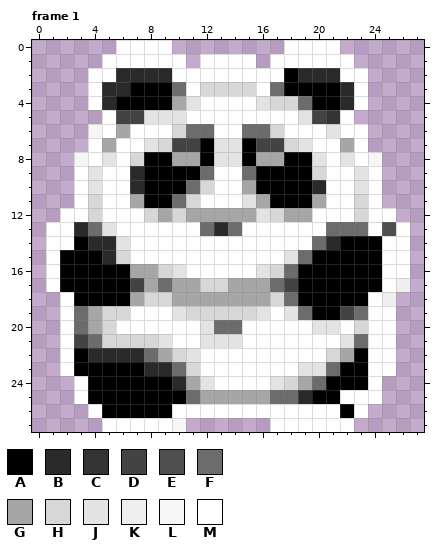
File history of a animated GIF sprite, gifs/waiting.gif. The picture above was drawn from the file before the commit.
The file is 28x28 pixels. Colours within 5 levels of each other are drawn and written as one. Shown: frame 1. The commit also changed other frames, which this record leaves out.
Palette (. is transparent): A #000000  B #2a2a2a  C #333333  D #434343  E #4f4f4f  F #6c6c6c  G #a6a6a6  H #d7d7d7  J #e3e3e3  K #efefef  L #f6f6f6  M #ffffff
Pixels before, frame 1, first column x 1:
 0 .....MMMM........MMMM.....
 1 ....MMMMMM.MMMM.MMMMMM....
 2 ...MMBBBBMMMMMMMMABBBMM...
 3 ...MBBAAAFMHHHHMFAAAABM...
 4 ...MBAAAAGJMMMMJHHFAABM...
 5 ....MDDJJJMMMMMMMMJDCM....
 6 ...LMGMMMHFFMMFFHMMMJMM...
 7 ...MGMMJHDDAJJADDHJMMGM...
 8 ..LMJMHAAGGAJJAGGAAJMJML..
 9 ..MJMMBAAAAFMMFAAAAHMMJM..
10 ..MJMMBAAAFHMMGAAAABMMJM..
11 ..MHMMGAAFHMMMJGAAAGMMHM..
12 .MMHMMMHGHGGGGGJHGGMMMHMM.
13 MMBFJMMMMMMFBFMMMMMMFFFMEM
14 MMABBJMMMMMMMMMMMMMFBAAAMM
15 MAAABHMMMMMMMMMMMJFAAAAAMM
16 MAAAAAGGHJMMMMMJHFAAAAAAMM
17 MAAAAADGFGGHHGGGFDAAAAAAMK
18 .MAAAAGHHGGGGGGGHFAAAAAMK.
19 .MFGHHMMMJHHHHHJMJFAADFMM.
20 .MFGHMMMMMMJFFMMMMMJJMHMM.
21 .MDFHHHHJMMJJJMMMMMMMJFMM.
22 .MABBBBFGHJMMMMMMMMMHGAMM.
23 .MAAAAABBFHMMMMMMMJJFAAMM.
24 ..MAAAAAABGJMMMMJHGFAAAM..
25 ..MAAAAAAAFGGGGGFFBAAMMM..
26 ...MAAAAAMMMMMMMMMMMMAM...
27 ....MMMMML......MMMMMM....
New version:
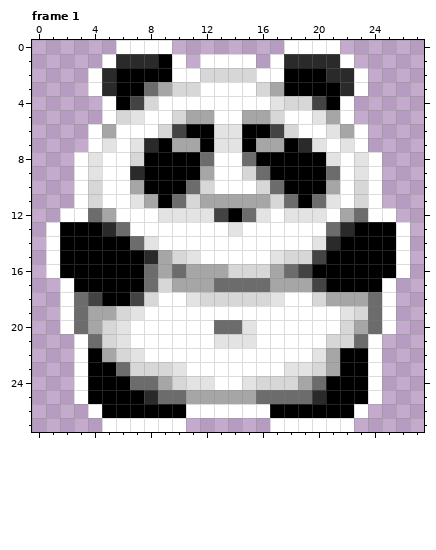
What changed:
Frame 1:
y 1: x 6..9 MMMM -> BBBA; x 18..21 MMMM -> BBBB
y 2: x 5..9 MBBBB -> BAAAA; x 12..15 MMMM -> HHHH; x 19..20 BB -> AA; x 22 M -> B
y 3: x 6 B -> A; x 8..17 AAFMHHHHMF -> FGHHMMMMHG
y 4: x 4..5 MB -> .M; x 7..11 AAAGJ -> DHMMM; x 16..17 JH -> MJ; x 19..20 FA -> HD; x 22..23 BM -> M.
y 5: x 6..12 DDJJJMM -> HJMMHGG; x 15..17 MMM -> GGH; x 19..21 JDC -> MJG
y 6: x 4..6 LMG -> MGM; x 9..18 MHFFMMFFHM -> HDAAJJAADH; x 22 M -> G
y 7: x 5 G -> J; x 7..11 MJHDD -> JBAGG; x 16..20 DDHJM -> GGABJ; x 22 G -> J
y 8: x 3..5 LMJ -> MJM; x 10..17 GGAJJAGG -> AAFMMFAA; x 20..24 JMJML -> AJMJM
y 9: x 12 F -> G; x 15..16 FA -> HF; x 20..21 HM -> AF
y 10: x 4 J -> H; x 7 B -> G; x 15..17 GAA -> MHF; x 20..21 BM -> AG; x 23 J -> H
y 11: x 7..8 GA -> JG; x 12..15 MMMJ -> GGGG; x 17..18 AA -> HF; x 20..21 GM -> FJ
y 12: x 4..5 HM -> FG; x 8..15 HGHGGGGG -> MJJJJDAF; x 17..20 HGGM -> MJJJ; x 22..23 MH -> GF
y 13: x 2..6 MBFJM -> AAABF; x 12..14 FBF -> MMJ; x 22..25 FFME -> BAAA
y 14: x 2 M -> A; x 4..8 BBJMM -> AAAFJ; x 20 F -> J; x 25 M -> A
y 15: x 5..11 BHMMMMM -> AAABGHJ; x 17..20 MJFA -> JHHD; x 25 M -> A
y 16: x 7..17 GGHJMMMMMJH -> AFGFGGGHHHG; x 19 A -> D; x 25 M -> A
y 17: x 1..2 MA -> .M; x 7..9 DGF -> AFH; x 12..20 HHGGGFDAA -> GFFFFGGGD; x 26 K -> .
y 18: x 3..4 AA -> FD; x 7 G -> D; x 9..25 HGGGGGGGHFAAAAAMK -> MMJHHHHHJMMHGGGFM
y 19: x 5 H -> G; x 7 M -> J; x 10..16 JHHHHHJ -> MMMMMMM; x 18..24 JFAADFM -> MMMMJHF
y 20: x 6 M -> J; x 12 J -> M; x 15 M -> J; x 20..24 JJMHM -> MMHGF
y 21: x 2..3 MD -> .M; x 6..9 HHHJ -> JMMM; x 12 J -> M; x 15 M -> J; x 21..22 MJ -> HH; x 25 M -> .
y 22: x 2..11 MABBBBFGHJ -> .MAGHJMMMM; x 20..22 MHG -> JGA; x 25 M -> .
y 23: x 2..3 MA -> .M; x 6..11 AABBFH -> FHHHJM; x 18 M -> J; x 20..21 JF -> HG; x 25 M -> .
y 24: x 7..11 AAABG -> FFGHJ; x 15..17 MMJ -> JHH
y 25: x 8..11 AAAF -> BFFG; x 16 G -> F; x 19..20 BA -> FB; x 22..23 MM -> AA
y 26: x 10 M -> A; x 17..21 MMMMM -> AAAAA
y 27: x 10 L -> M
